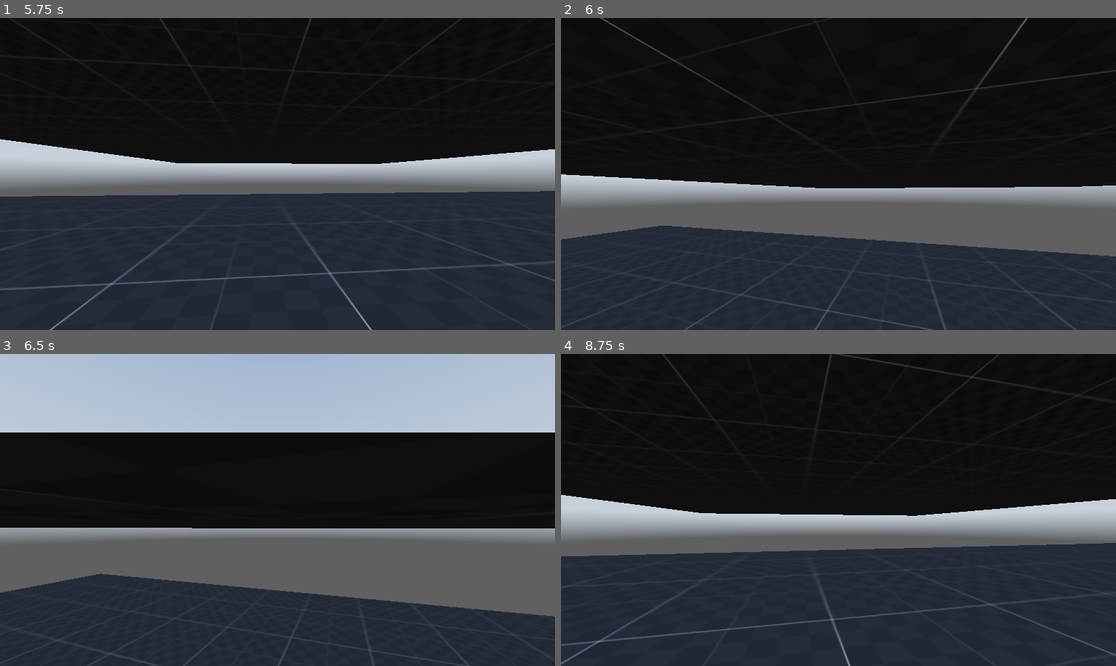
Above: before the commit, frames 1-4 (two rows, left to right).
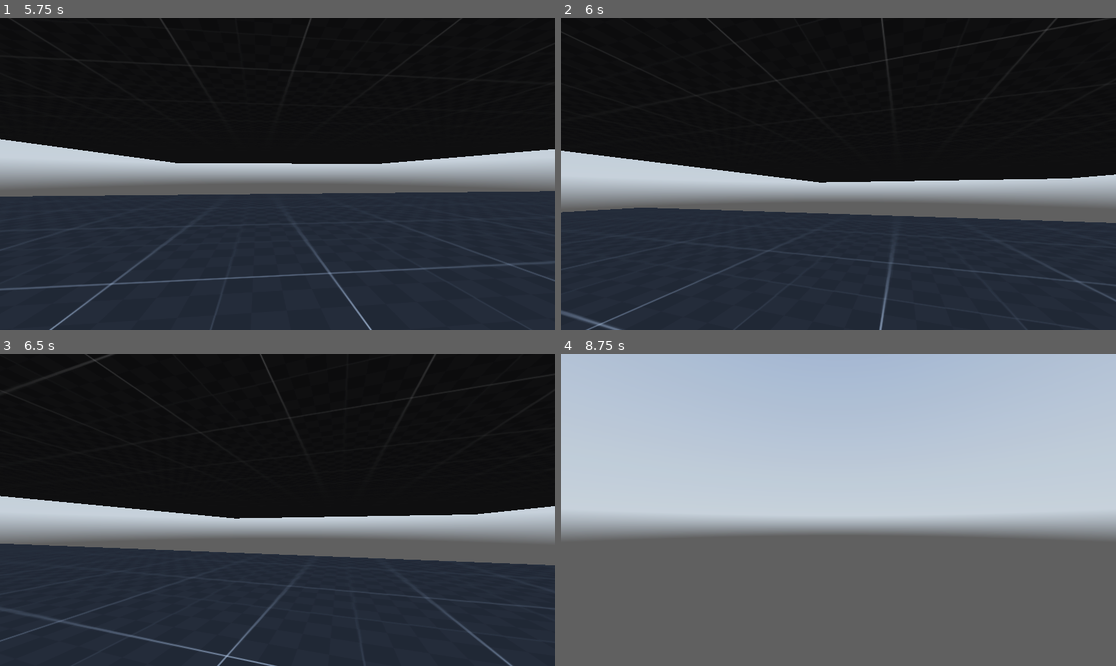
Above: after the commit, the same moments.

Repository: Barnold8/Miasma
Game: Godot game, scene res://Scenes/Test.tscn
Two runs of this game, one before a commit and one after it. Both use one fixed random seed, a clock stepped at 60 frames per second and the inputs below. A sky picture missing from this copy of the repository is replaced by a grey-blue gradient.
Inputs (mouse positions are in pixels of both pictures, inside the frame that each line leads up to):
- Up to frame 1 (5.75 s): tap Enter at 0.5 s; move the mouse to (305, 174) at 0.52 s; hold Ctrl (crouch) 0.53-1.28 s; hold W (forward) from 0.53 s (still down); tap Space (jump) at 0.77, 1.52, 3.02, 3.77, 4.52 s; move the mouse to (249, 174) at 1.27 s; tap Ctrl (crouch) at 1.35, 2.3, 2.85, 4.55 s; move the mouse to (288, 167) at 2.02 s; hold Shift (sprint) 2.03-2.78 s; move the mouse to (271, 180) at 2.77 s; move the mouse to (316, 177) at 3.52 s; hold Ctrl (crouch) 3.53-4.28 s; move the mouse to (233, 170) at 4.27 s; tap Shift (sprint) at 4.35 s; move the mouse to (283, 174) at 5.02 s; hold Ctrl (crouch) from 5.03 s (still down)
- Up to frame 2 (6 s): move the mouse to (816, 167) at 5.77 s; release W (forward) at 5.78 s; release Ctrl (crouch) at 5.78 s; hold D (right) from 5.78 s (still down); tap Ctrl (crouch) at 5.85 s
- Up to frame 3 (6.5 s): keep holding D (right); tap Space (jump) at 6.02 s
- Up to frame 4 (8.75 s): move the mouse to (866, 510) at 6.52 s; release D (right) at 6.53 s; hold Shift (sprint) 6.53-7.28 s; hold W (forward) from 6.53 s (still down); tap Space (jump) at 6.77, 7.52 s; tap Ctrl (crouch) at 6.8, 7.35 s; move the mouse to (810, 510) at 7.27 s; move the mouse to (849, 503) at 8.02 s; hold Ctrl (crouch) from 8.03 s (still down)

Frame 1 is identical in both runs. In frame 2, 13% of the frame differs, in the area x 0-100%, y 0-100%; in frame 3, 44%; in frame 4, 87%.

Commit message:
Update scene

Diff:
--- a/Scripts/player.gd
+++ b/Scripts/player.gd
@@ -3,12 +3,11 @@
 @onready var head: Node3D = $Head
 @onready var standing_collider: CollisionShape3D = $Standing_collider
 @onready var crouching_collider: CollisionShape3D = $Crouching_collider
-
+@onready var standing_ray: RayCast3D = $StandingRay
 
 ## Const variables - Read only
 const JUMP_VELOCITY = 4.5
 const MOUSE_SENSITIVITY = 0.4
-
 
 ## Editable variables - Read and write
 var current_speed = 0.0
@@ -50,9 +49,11 @@
 		else:
 			current_speed = walking_speed
 
-		standing_collider.disabled = false
-		crouching_collider.disabled = true
-		head.position.y = lerp(head.position.y, head_height, delta * smoothing_factor)
+		if not standing_ray.is_colliding():
+			standing_collider.disabled = false
+			crouching_collider.disabled = true
+			head.position.y = lerp(head.position.y, head_height, delta * smoothing_factor)
+
 
 	# Add the gravity.
 	if not is_on_floor():
